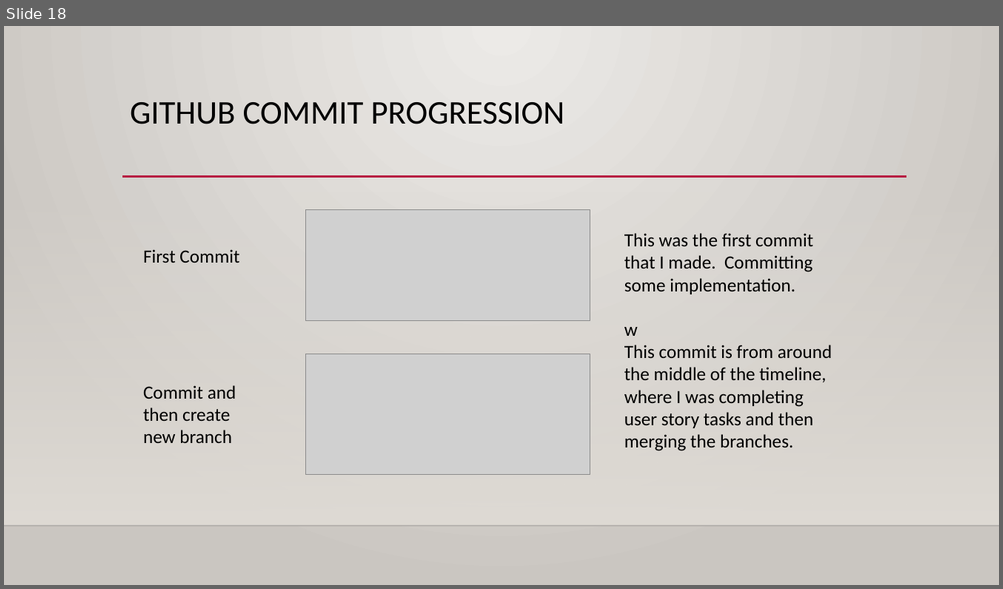
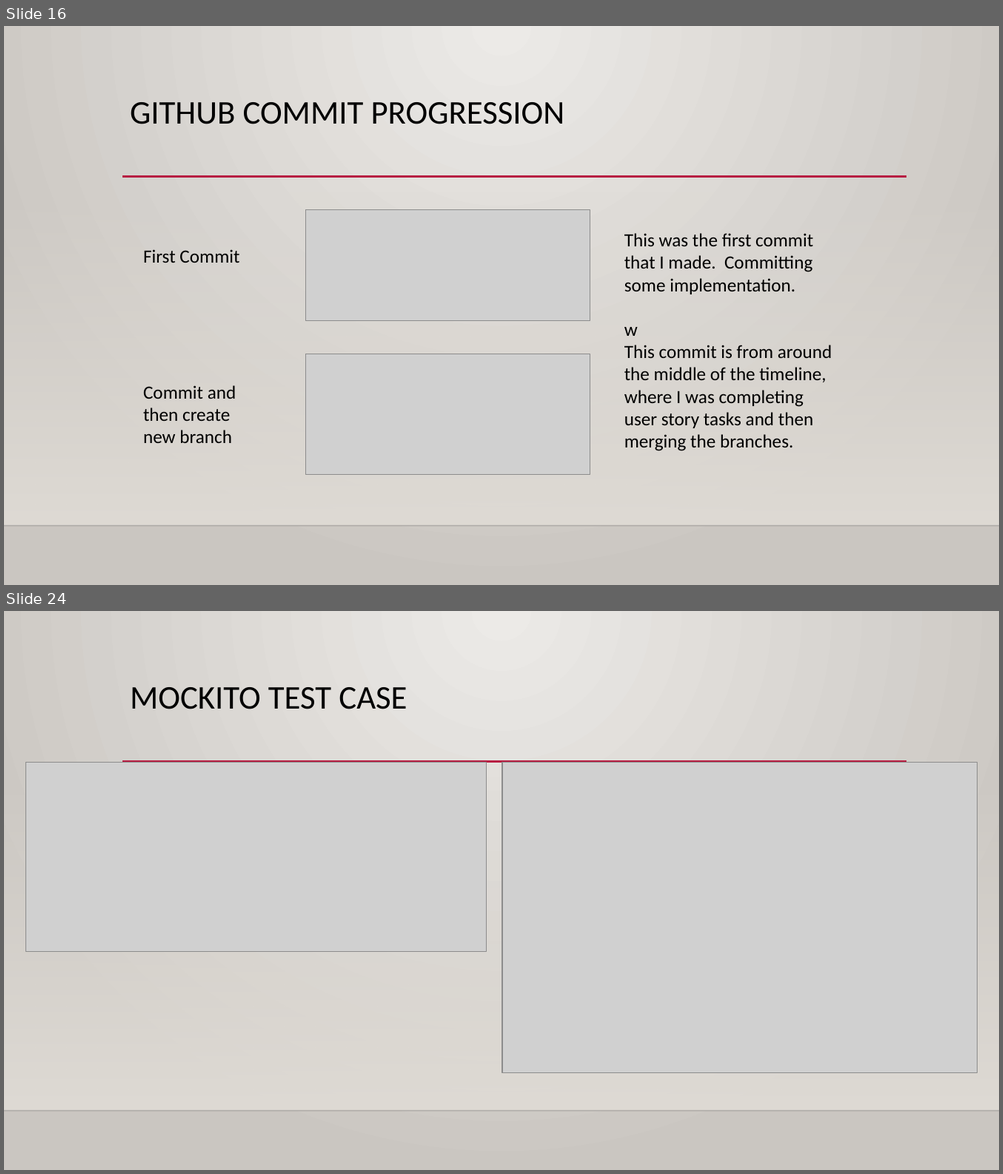
Before and after one commit to CharlesHerriott/IMS-Starter, a slide deck: Project-Documentation/IMS Starter presentation.pptx. Shown one above the other, each under a label of ours: slide 18 before the commit, slides 16 and 24 after it; the slides between them are not shown. The pictures are 1003x589 and 1003x1174 pixels, drawn with LibreOffice and Linux fonts; fonts in the diff are those of the drawing; grey boxes stand for pictures; background and template pictures are left out. Boxes give left, top, right and bottom in pixels: in the first picture for what was removed or moved away, otherwise in the second. Text is boxed around its words. In the diff, an @@ line names an element or a change of style, - is before the commit and + after.

```diff
--- a/Project-Documentation/IMS Starter presentation.pptx
+++ b/Project-Documentation/IMS Starter presentation.pptx
@@ slide 24 added at [4,611,999,1170], background gradient #ECEAE7 to #CAC7C1; not listed: 3 template elements that a slide beside it also shows @@
@@ title added at [130,687,407,709], 32 pt, text #000000 @@
+MOCKITO TEST CASE
@@ picture added at [25,763,486,952] @@
@@ picture added at [503,763,978,1073] @@
@@ what was slide 18 is now slide 16 @@
```
Also in this commit, not shown: 3 slides changed, 16 other slides added, 22 slides removed, 15 other files.
